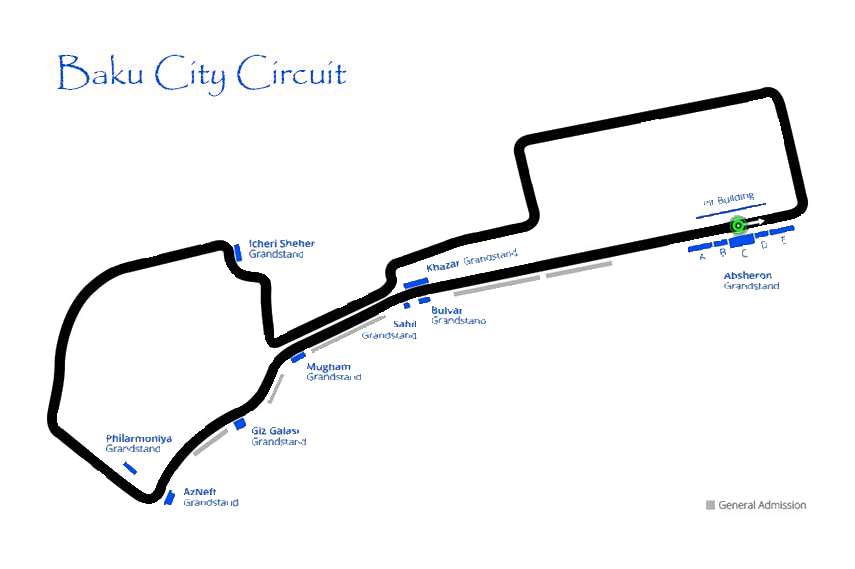
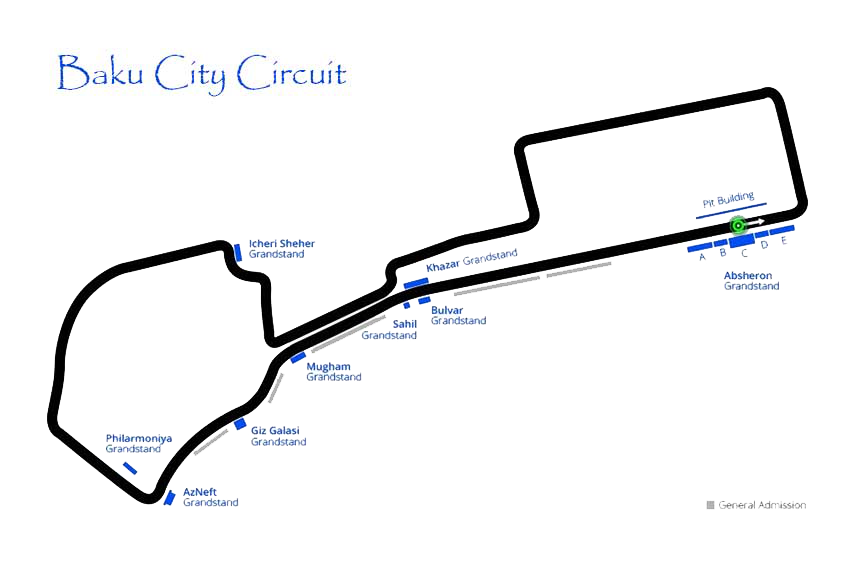
Layer changes from the first 855px x 569px image to the second:
renamed "Layer 0" to "Layer 2", painted on it over [42, 87, 809, 514]
